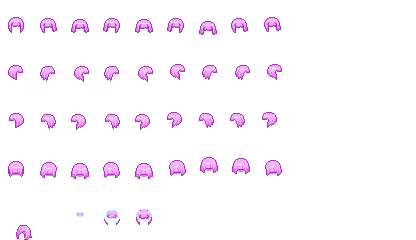
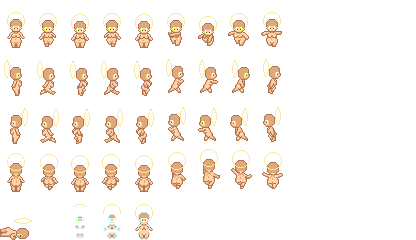
The second w=416, h=240 image is a revision of the first. Changes to its layers:
showed group "Gear" (20 layers) over [0, 12, 282, 240]
showed group "Accessoirs" (6 layers) over [0, 12, 282, 240]
added layer "Halo" in group "Accessoirs" over [4, 12, 282, 224]
hid group "Hair" (4 layers) over [7, 17, 282, 240]
showed group "Body" (14 layers) over [0, 17, 283, 240]
showed group "Human" (3 layers) over [0, 19, 283, 240]
showed "Face" over [10, 19, 281, 239]
showed "Female Body" over [7, 31, 283, 240]
showed "Legs" over [0, 37, 279, 240]
